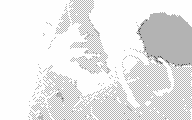
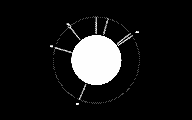
Revision of a layered 192 x 120 image; what changed, layer by layer:
added layer "0066" in group "Group 1" over [0, 0, 192, 120]
